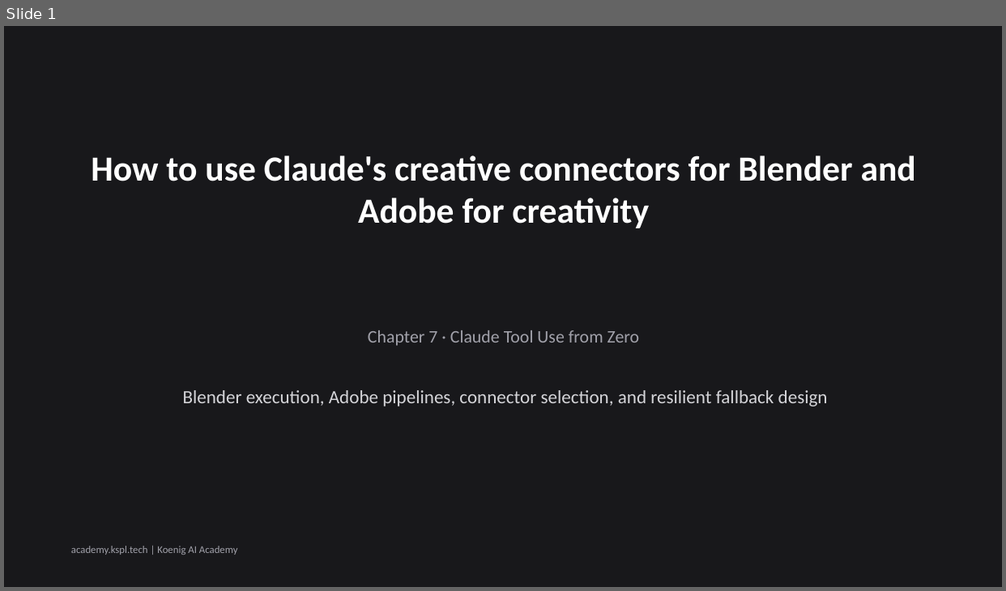
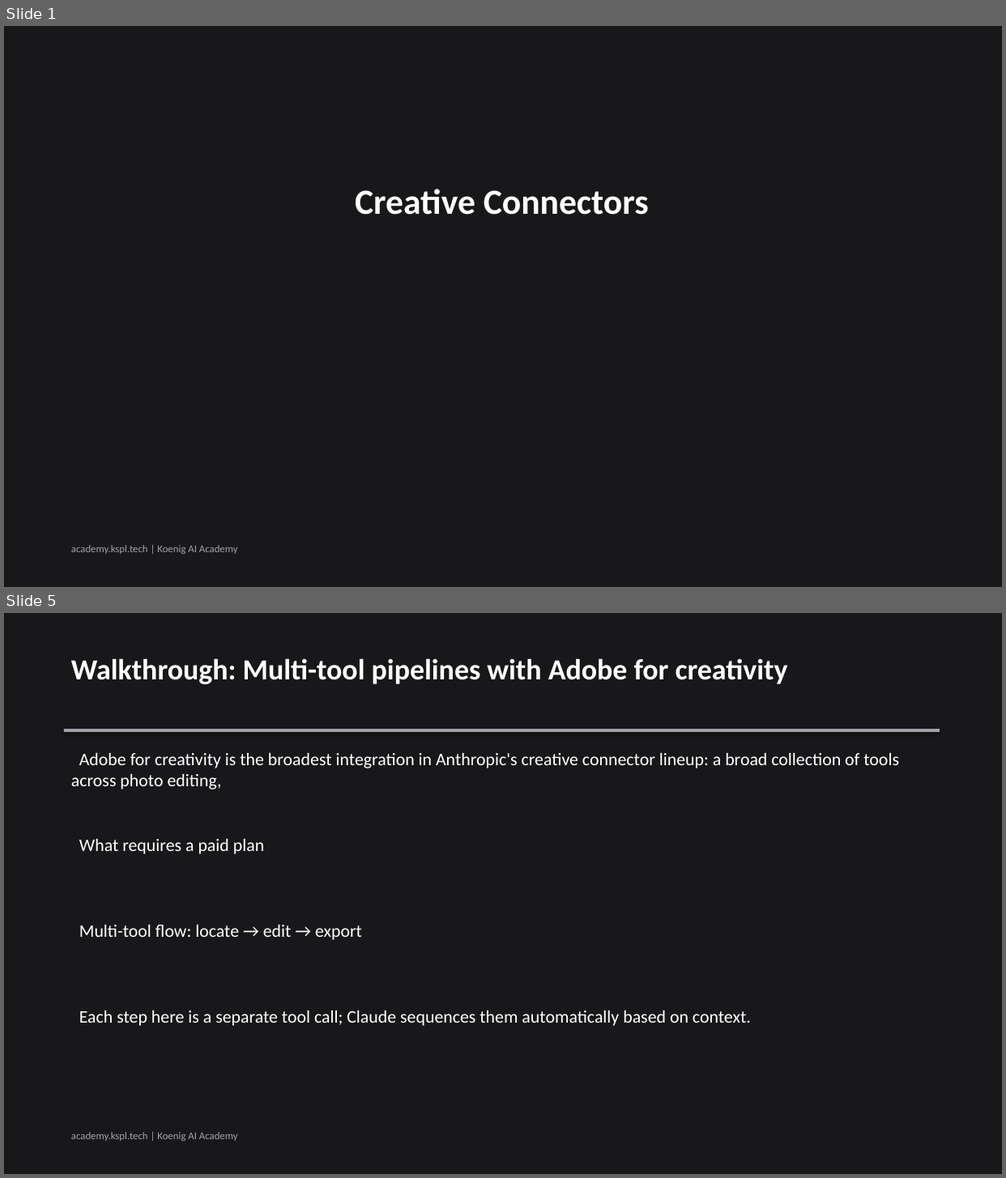
Before and after one commit to Koenig-Solutions-Private-Limited/koenig-ai-org, a slide deck: vault/courses/claude-tool-use-from-zero/ch07-slides.pptx. Shown one above the other, each under a label of ours: slide 1 before the commit, slides 1 and 5 after it; the slides between them are not shown. The pictures are 1006x591 and 1006x1178 pixels, drawn with LibreOffice and Linux fonts; fonts in the diff are those of the drawing. Boxes give left, top, right and bottom in pixels: in the first picture for what was removed or moved away, otherwise in the second. Text is boxed around its words. In the diff, an @@ line names an element or a change of style, - is before the commit and + after.

Commit message:
slides(course): regenerate claude-tool-use-from-zero ch07 deck [KOEA-4862]

```diff
--- a/vault/courses/claude-tool-use-from-zero/ch07-slides.pptx
+++ b/vault/courses/claude-tool-use-from-zero/ch07-slides.pptx
@@ slide 5 added at (4, 613, 1002, 1174), background #18181B @@
@@ text added at (71, 658, 788, 684), 28 pt, text #FFFFFF, bold @@
+Walkthrough: Multi-tool pipelines with Adobe for creativity
@@ rectangle added at (64, 729, 940, 732), fill #A1A1AA @@
@@ text added at (71, 753, 899, 790), 17 pt, text #FFFFFF @@
+Adobe for creativity is the broadest integration in Anthropic's creative connector lineup: a broad collection of tools across photo editing,
@@ text added at (79, 839, 264, 854), 17 pt, text #FFFFFF @@
+What requires a paid plan
@@ text added at (79, 925, 362, 940), 17 pt, text #FFFFFF @@
+Multi-tool flow: locate → edit → export
@@ text added at (79, 1011, 751, 1026), 17 pt, text #FFFFFF @@
+Each step here is a separate tool call; Claude sequences them automatically based on context.
@@ text added at (71, 1132, 238, 1141), 10 pt, text #A1A1AA @@
+academy.kspl.tech | Koenig AI Academy
@@ slide 1 changed as well @@
@@ text at (355, 189, 649, 215): text changed @@
-How to use Claude's creative connectors for Blender and Adobe for creativity
+Creative Connectors
@@ text removed at (368, 331, 640, 346) @@
-Chapter 7 · Claude Tool Use from Zero
@@ text removed at (183, 390, 828, 407) @@
-Blender execution, Adobe pipelines, connector selection, and resilient fallback design
```
Also in this commit, not shown: 5 other slides added, 6 slides removed, 1 other file.
